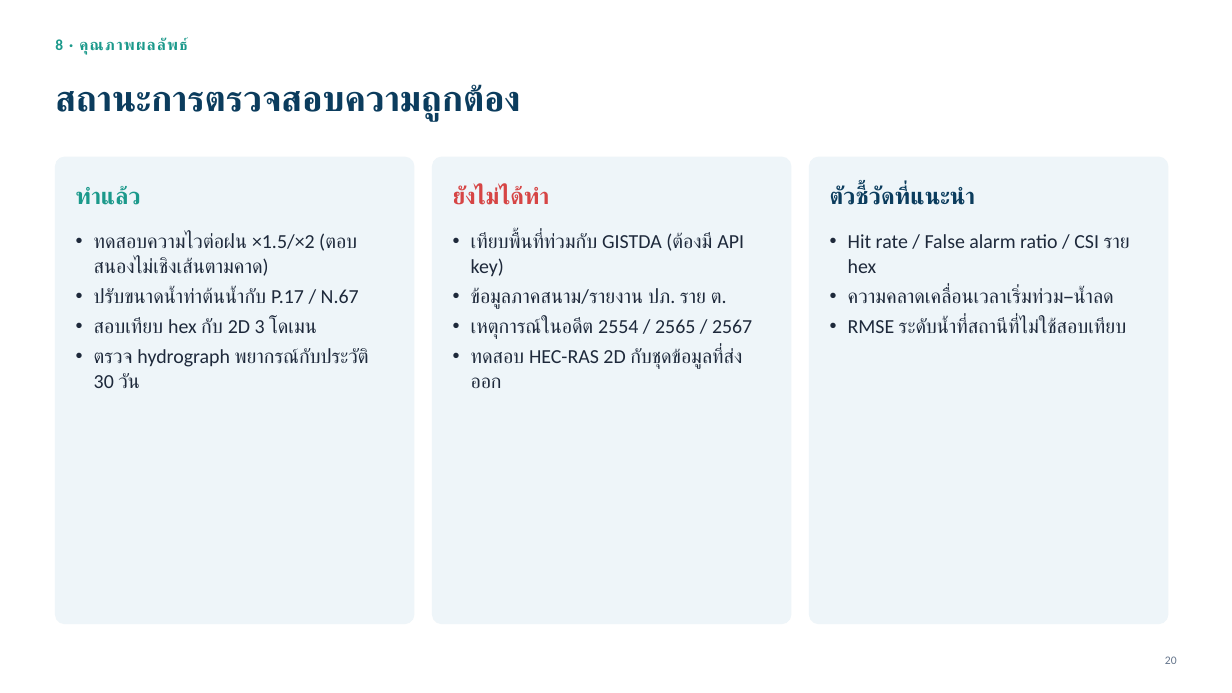
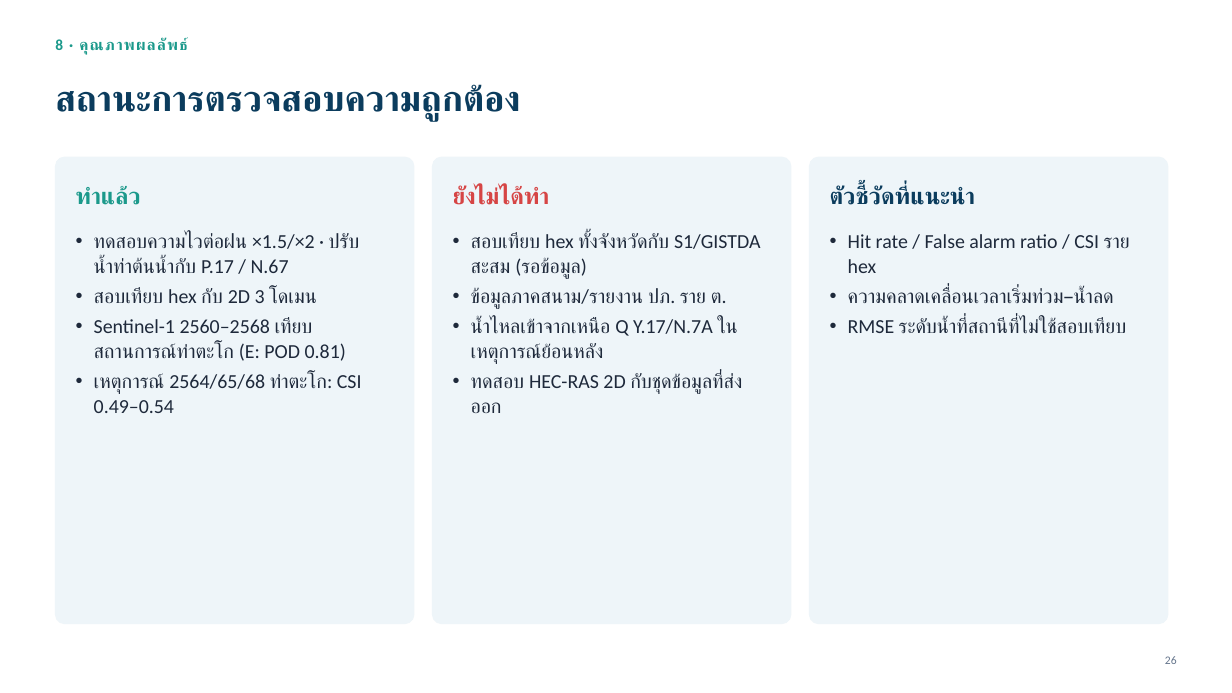
Before and after one commit to att-geo/nakhonsawan-flood, a slide deck: slide 26 of docs/report/NakhonSawanFlood_ทีมเทคนิค_GIS_อุทกวิทยา.pptx (slide 20 before the commit). Drawn at 1232x693 pixels with LibreOffice and Linux fonts; fonts in the diff are those of the drawing. Boxes give left, top, right and bottom in pixels: in the first picture for what was removed or moved away, otherwise in the second. Text is boxed around its words. In the diff, an @@ line names an element or a change of style, - is before the commit and + after.

```diff
--- a/docs/report/NakhonSawanFlood_ทีมเทคนิค_GIS_อุทกวิทยา.pptx
+++ b/docs/report/NakhonSawanFlood_ทีมเทคนิค_GIS_อุทกวิทยา.pptx
@@ text at (94,232,346,273): text changed @@
-• ทดสอบความไวต่อฝน ×1.5/×2 (ตอบสนองไม่เชิงเส้นตามคาด)
-• ปรับขนาดน้ำท่าต้นน้ำกับ P.17 / N.67
+• ทดสอบความไวต่อฝน ×1.5/×2 · ปรับน้ำท่าต้นน้ำกับ P.17 / N.67
@@ text at (471,232,761,278): text changed @@
-• เทียบพื้นที่ท่วมกับ GISTDA (ต้องมี API key)
+• สอบเทียบ hex ทั้งจังหวัดกับ S1/GISTDA สะสม (รอข้อมูล)
@@ text at (94,318,362,413): text changed @@
-• ตรวจ hydrograph พยากรณ์กับประวัติ 30 วัน
+• Sentinel-1 2560–2568 เทียบสถานการณ์ท่าตะโก (E: POD 0.81)
+• เหตุการณ์ 2564/65/68 ท่าตะโก: CSI 0.49–0.54
@@ text at (471,318,713,364): text changed @@
-• เหตุการณ์ในอดีต 2554 / 2565 / 2567
+• น้ำไหลเข้าจากเหนือ Q Y.17/N.7A ในเหตุการณ์ย้อนหลัง
@@ page number at (1165,656,1177,664): text changed @@
-20
+26
```
Also in this commit, not shown: 9 other slides changed, 6 slides added, 3 other files.
